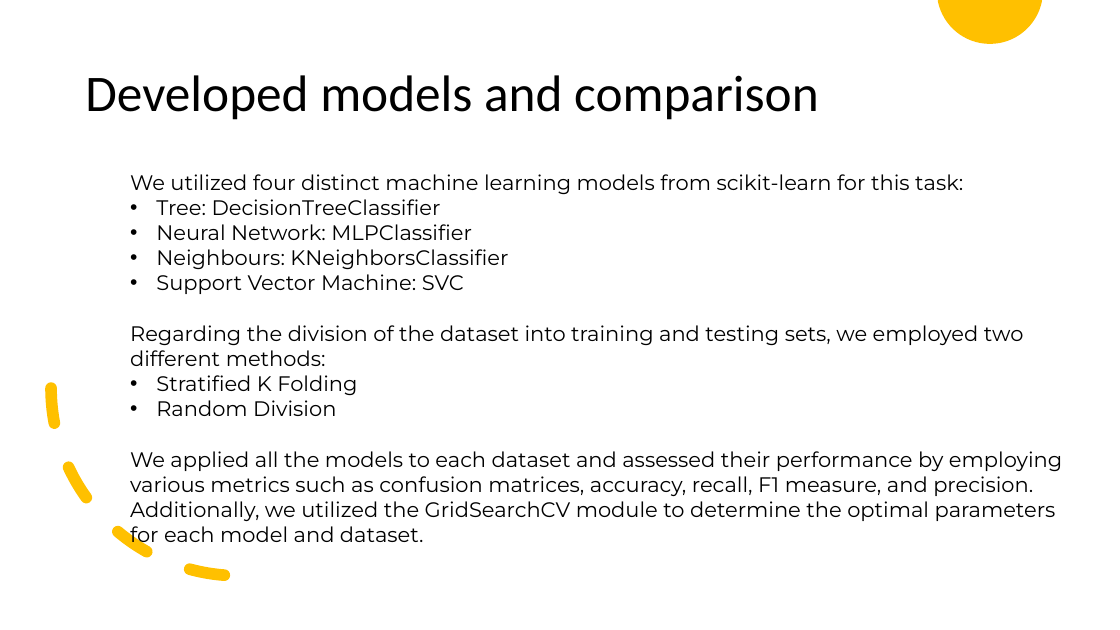
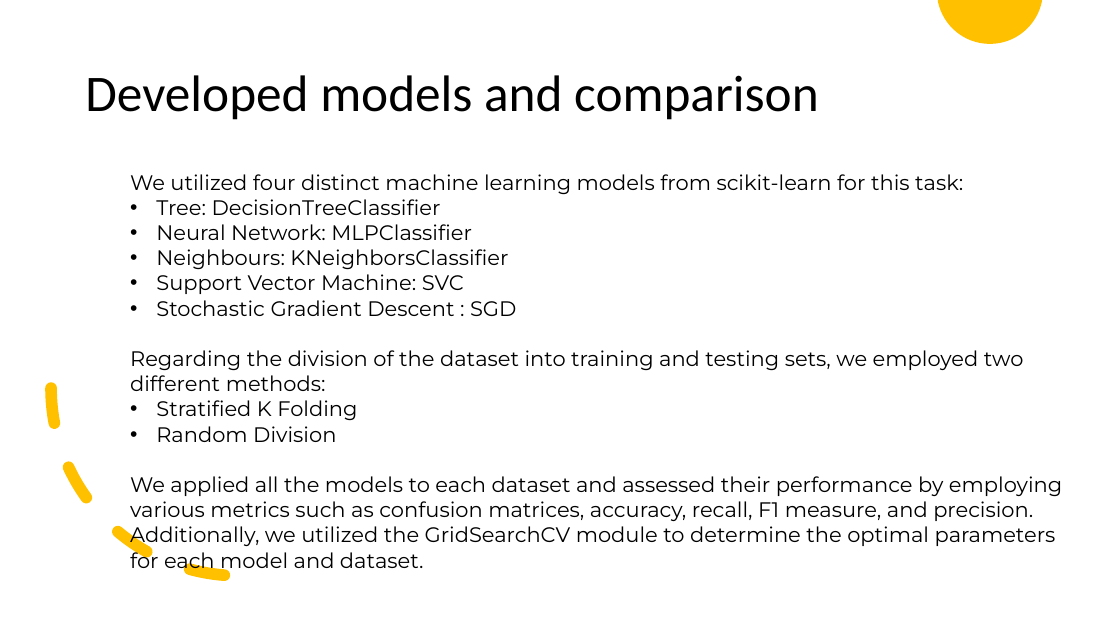
Before and after one commit to afs202005277/HeartDiseasePrediction, a slide deck: slide 7 of Supervised Learning.pptx. Drawn at 1120x630 pixels with LibreOffice and Linux fonts; fonts in the diff are those of the drawing. Boxes give left, top, right and bottom in pixels: in the first picture for what was removed or moved away, otherwise in the second. Text is boxed around its words. In the diff, an @@ line names an element or a change of style, - is before the commit and + after.

```diff
--- a/Supervised Learning.pptx
+++ b/Supervised Learning.pptx
@@ text at [156,300,516,316]: paragraph added @@
+• Stochastic Gradient Descent : SGD
```
Also in this commit, not shown: 5 slides added, 3 slides removed, 16 other files.
